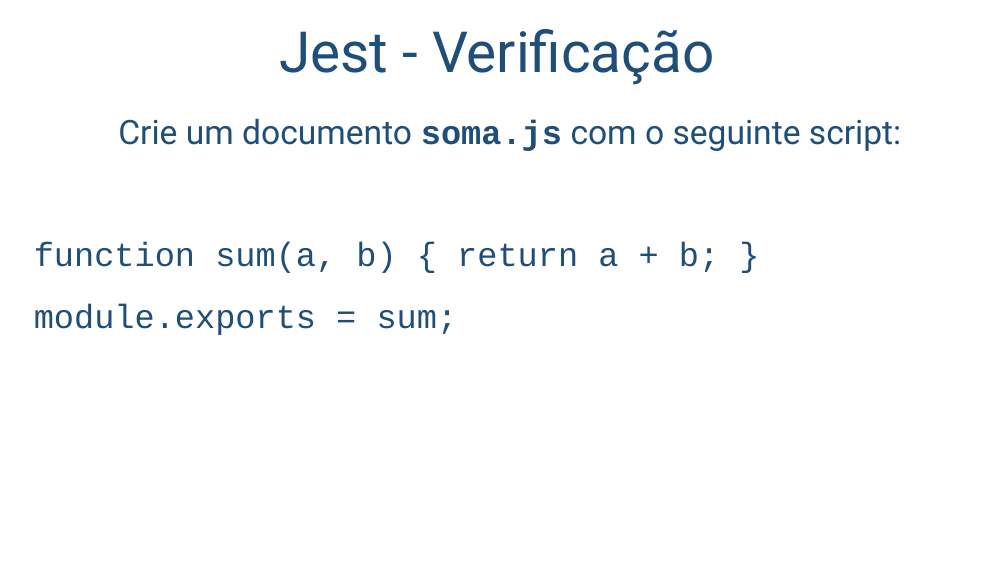
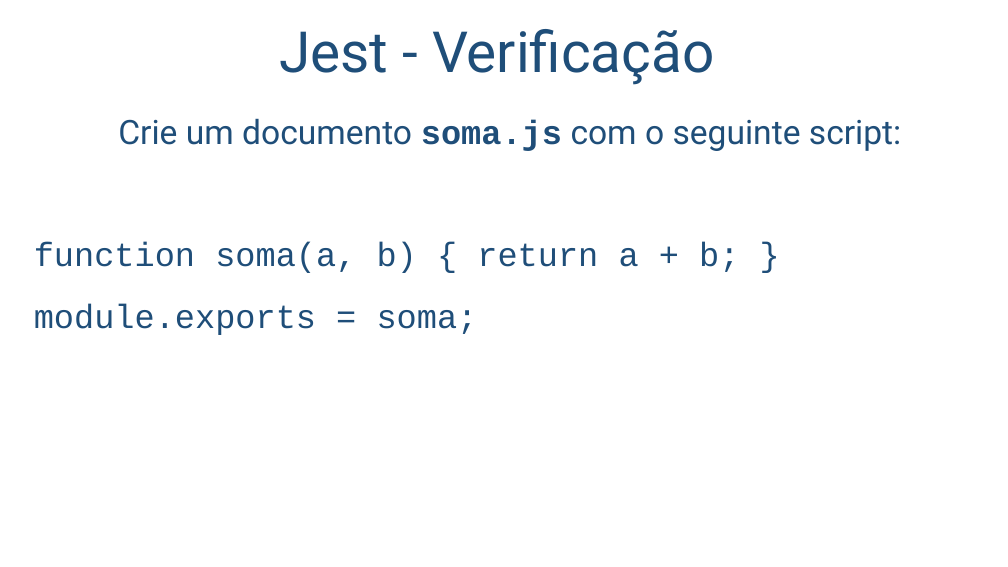
Before and after one commit to salmo-jr/public-slides, a slide deck: slide 8 of unit-tests_javascript.pptx. Drawn at 1008x567 pixels with LibreOffice and Linux fonts; fonts in the diff are those of the drawing; background and template pictures are left out. Boxes give left, top, right and bottom in pixels: in the first picture for what was removed or moved away, otherwise in the second. Text is boxed around its words. In the diff, an @@ line names an element or a change of style, - is before the commit and + after.

```diff
--- a/unit-tests_javascript.pptx
+++ b/unit-tests_javascript.pptx
@@ text at [34,242,739,335]: text changed @@
-function sum(a, b) { return a + b; }
-module.exports = sum;
+function soma(a, b) { return a + b; }
+module.exports = soma;
```
Also in this commit, not shown: 2 other slides changed.
